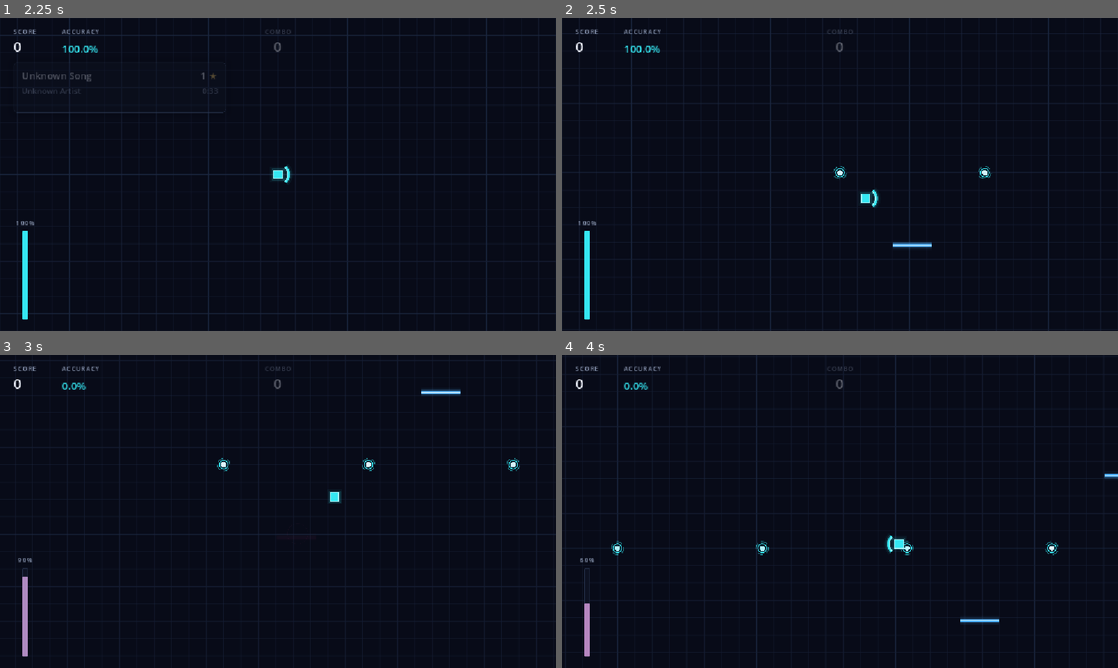
Above: before the commit, frames 1-4 (two rows, left to right).
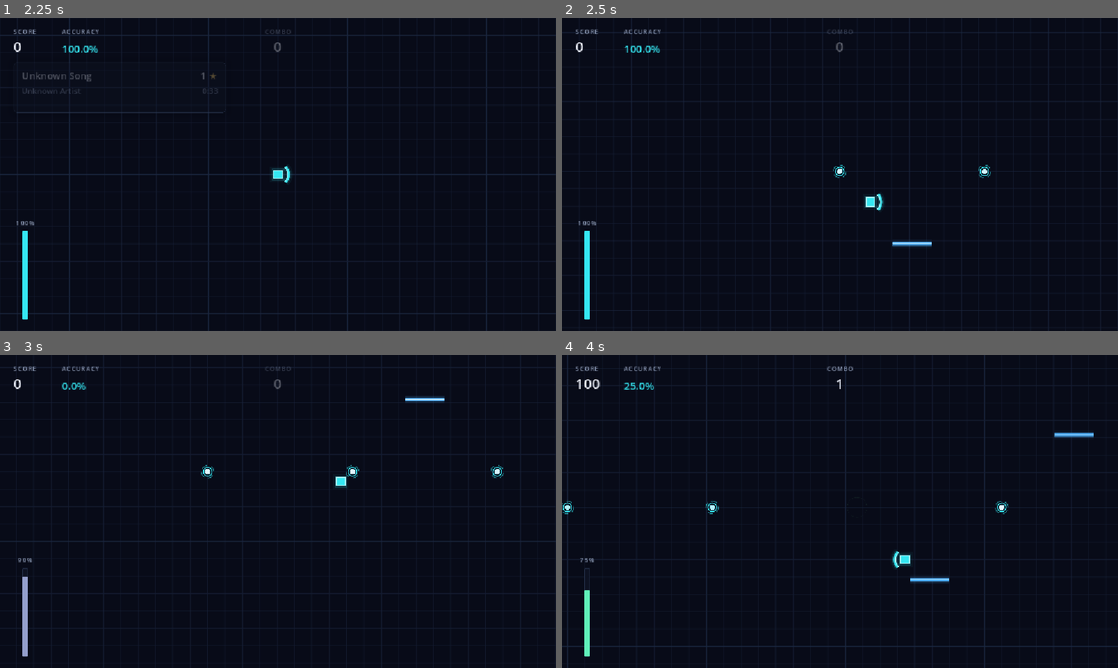
Above: after the commit, the same moments.

Repository: ftambler/godot-rythm-game
Game: Godot game, scene res://scenes/game/Game.tscn
Two runs of this game, one before a commit and one after it. Both use one fixed random seed, a clock stepped at 60 frames per second and the inputs below. This scene is started directly instead of the project's main scene.
Inputs (mouse positions are in pixels of both pictures, inside the frame that each line leads up to):
- Up to frame 1 (2.25 s): tap Enter (ui_accept) at 0.5, 0.77, 1.25, 2 s; move the mouse to (400, 158) at 0.52 s; hold Right (shield_right) 0.53-1.25 s; hold Space (hit_orb) 0.53-1.25 s; click (400, 158) at 0.67 s; drag from (166, 190) to (278, 174) at 1.27 s; move the mouse to (333, 105) at 2.02 s; hold Right (shield_right) from 2.03 s (still down); hold Space (hit_orb) from 2.03 s (still down)
- Up to frame 2 (2.5 s): keep holding Right (shield_right); keep holding Space (hit_orb)
- Up to frame 3 (3 s): release Right (shield_right) at 2.75 s; release Space (hit_orb) at 2.75 s; drag from (250, 574) to (405, 483) at 2.77 s
- Up to frame 4 (4 s): move the mouse to (1006, 558) at 3.52 s; hold Left (shield_left) from 3.53 s (still down); hold Space (hit_orb) from 3.53 s (still down); tap Enter (ui_accept) at 3.77 s

Frame 1 is identical in both runs. In frame 2, 1.0% of the frame differs, in the area x 0-100%, y 4-94%; in frame 3, 1.6%; in frame 4, 4.0%, in the area x 0-100%, y 0-100%.

Commit message:
Increased player speeds

Diff:
--- a/scripts/player/PlayerSpeed.gd
+++ b/scripts/player/PlayerSpeed.gd
@@ -8,9 +8,9 @@
 }
 
 const VALUES := {
-	Type.SPEED_1: 500.0,
-	Type.SPEED_2: 700.0,
-	Type.SPEED_3: 900.0
+	Type.SPEED_1: 600.0,
+	Type.SPEED_2: 800.0,
+	Type.SPEED_3: 1000.0
 }
 
 static func get_value(speed_type: Type) -> float:
